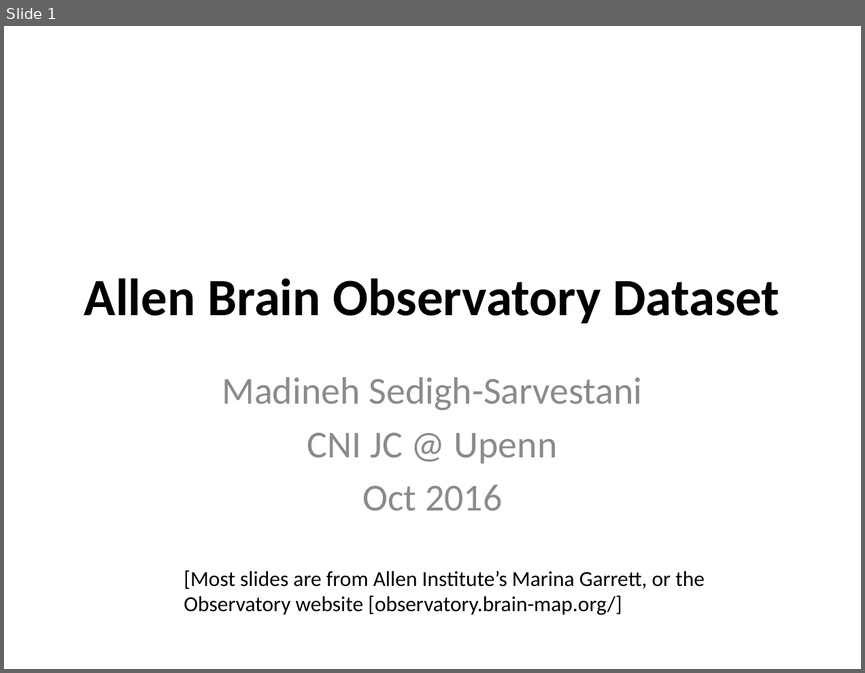
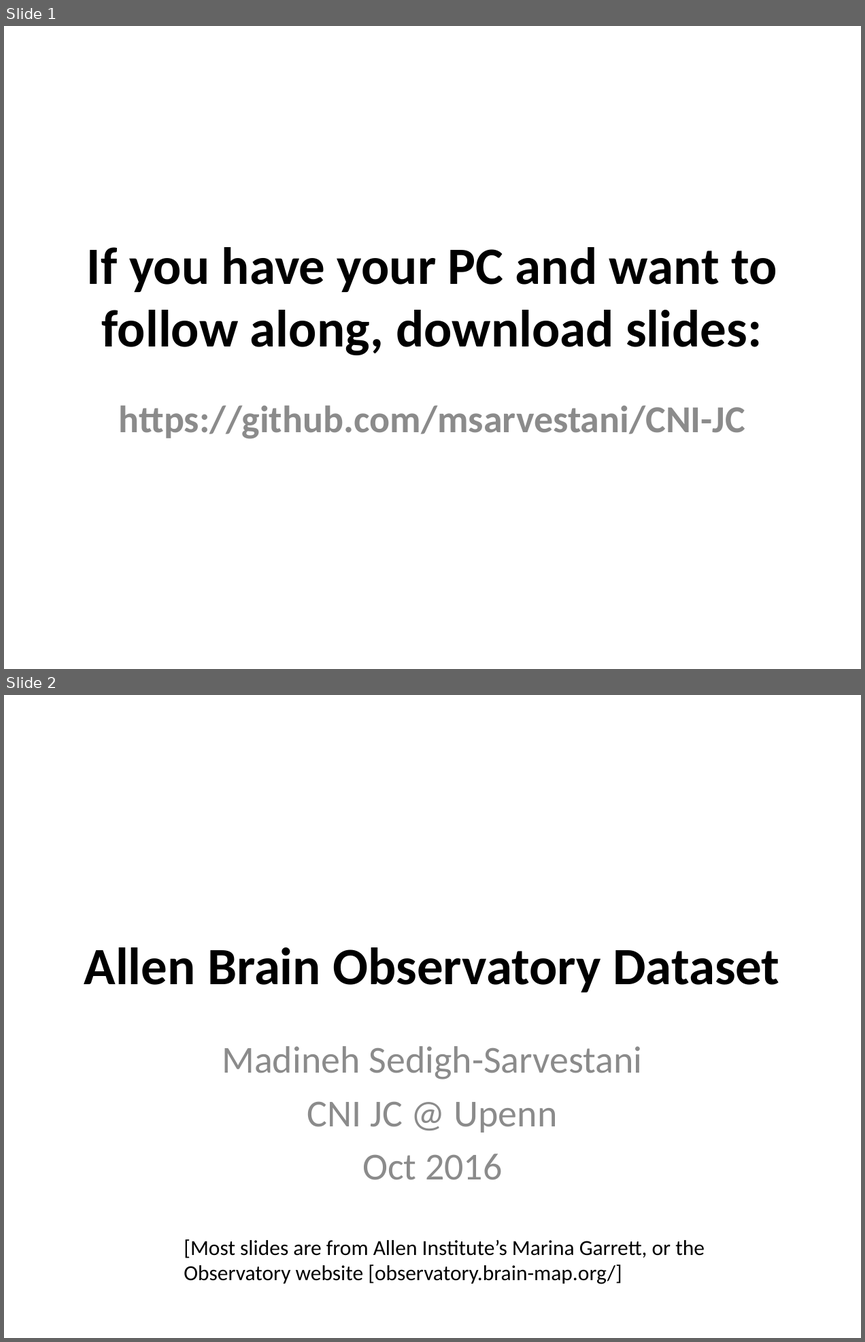
Before and after one commit to geffenlab/CNI-JC, a slide deck: Allen_Brain_Observatory_Dataset.pptx. Shown one above the other, each under a label of ours: slide 1 before the commit, slides 1 and 2 after it. The pictures are 865x673 and 865x1342 pixels, drawn with LibreOffice and Linux fonts; fonts in the diff are those of the drawing. Boxes give left, top, right and bottom in pixels: in the first picture for what was removed or moved away, otherwise in the second. Text is boxed around its words. In the diff, an @@ line names an element or a change of style, - is before the commit and + after.

```diff
--- a/Allen_Brain_Observatory_Dataset.pptx
+++ b/Allen_Brain_Observatory_Dataset.pptx
@@ slide 1 added at (4,26,861,669), background #FFFFFF @@
@@ title added at (87,247,776,355), 44 pt, text #000000, bold @@
+If you have your PC and want to follow along, download slides:
@@ subtitle added at (119,405,745,439), 32 pt, text #8C8C8C, bold @@
+https://github.com/msarvestani/CNI-JC
@@ what was slide 1 is now slide 2 @@
```
Also in this commit, not shown: 2 slides changed.
